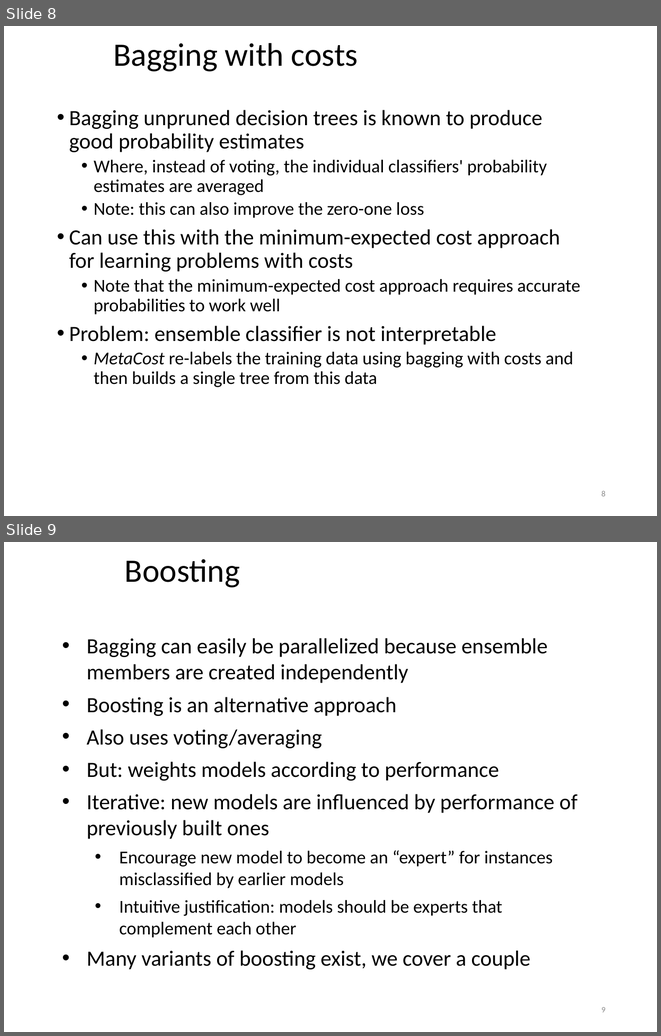
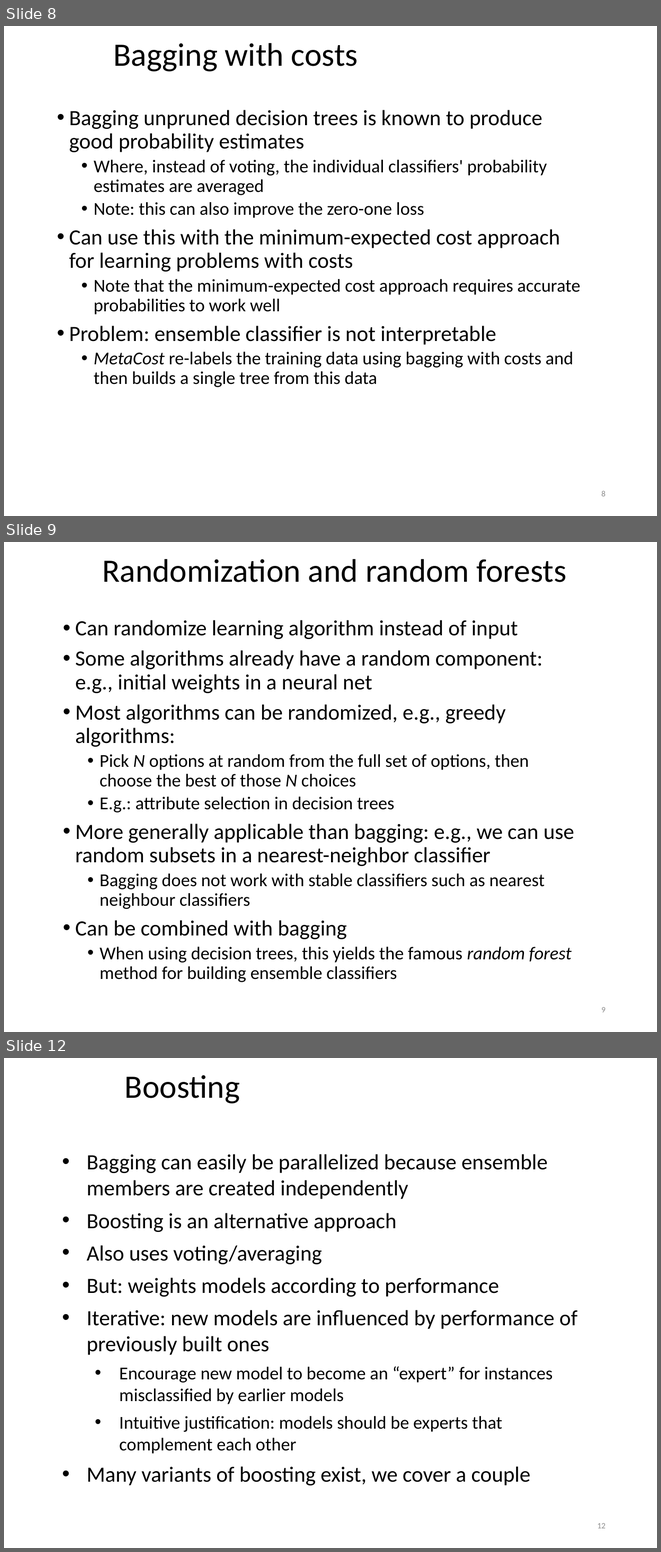
Before and after one commit to khaledmrasheed/khaledmrasheed.github.io, a slide deck: DMcourse/Chapter12.pptx. Shown one above the other, each under a label of ours: slides 8 and 9 before the commit, slides 8, 9 and 12 after it; the slides between them are not shown. The pictures are 661x1036 and 661x1552 pixels, drawn with LibreOffice and Linux fonts; fonts in the diff are those of the drawing. Boxes give left, top, right and bottom in pixels: in the first picture for what was removed or moved away, otherwise in the second. Text is boxed around its words. In the diff, an @@ line names an element or a change of style, - is before the commit and + after.

```diff
--- a/DMcourse/Chapter12.pptx
+++ b/DMcourse/Chapter12.pptx
@@ slide 9 added at (4,542,657,1032), background #FFFFFF @@
@@ title added at (102,559,566,582), 36 pt, text #000000 @@
+Randomization and random forests
@@ text added at (75,620,574,982), 24 pt, text #000000 @@
+• Can randomize learning algorithm instead of input
+• Some algorithms already have a random component: e.g., initial weights in a neural net
+• Most algorithms can be randomized, e.g., greedy algorithms:
+  • Pick N options at random from the full set of options, then choose the best of those N choices
+  • E.g.: attribute selection in decision trees
+• More generally applicable than bagging: e.g., we can use random subsets in a nearest-neighbor classifier
+  • Bagging does not work with stable classifiers such as nearest neighbour classifiers
+• Can be combined with bagging
+  • When using decision trees, this yields the famous random forest method for building ensemble classifiers
@@ page number added at (601,1007,606,1012), 9 pt, text #8C8C8C @@
+9
@@ what was slide 9 is now slide 12 @@
@@ page number at (597,1523,606,1528): text changed @@
-9
+12
```
Also in this commit, not shown: 3 slides changed, 12 other slides added.
